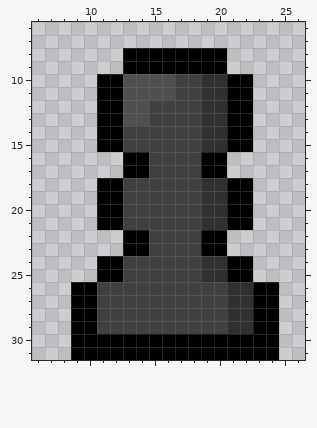
Pixel-art sprite -- assets/blackPawn.png. The first picture shows the starting point.
The file is 64x64 pixels, drawn in blocks of 2x2; one block is one cell here. Shown: x 6..26, y 6..31.
New version:
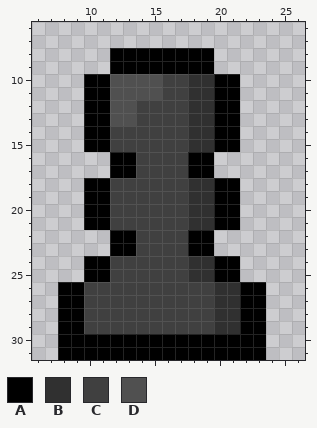
Palette (. is transparent): A #000000  B #303030  C #404040  D #505050
Difference:
y 8..9: x 12 . -> A; x 20 A -> .
y 10..11: x 10 . -> A; x 12 A -> D; x 16 D -> C; x 18 C -> B; x 20 B -> A; x 22 A -> .
y 12..13: x 10 . -> A; x 12 A -> D; x 14 D -> C; x 18 C -> B; x 20 B -> A; x 22 A -> .
y 14..15: x 10 . -> A; x 12 A -> C; x 18 C -> B; x 20 B -> A; x 22 A -> .
y 16..17: x 12 . -> A; x 14 A -> C; x 18 C -> A; x 20 A -> .
y 18..21: x 10 . -> A; x 12 A -> C; x 18 C -> B; x 20 B -> A; x 22 A -> .
y 22..23: x 12 . -> A; x 14 A -> C; x 18 C -> A; x 20 A -> .
y 24..25: x 10 . -> A; x 12 A -> C; x 18 C -> B; x 20 B -> A; x 22 A -> .
y 26..29: x 8 . -> A; x 10 A -> C; x 20 C -> B; x 22 B -> A; x 24 A -> .
y 30..31: x 8 . -> A; x 24 A -> .
Changed places in both pictures, as pixel boxes (x1, y1, x2, y2):
changed: (58, 48, 279, 360)
